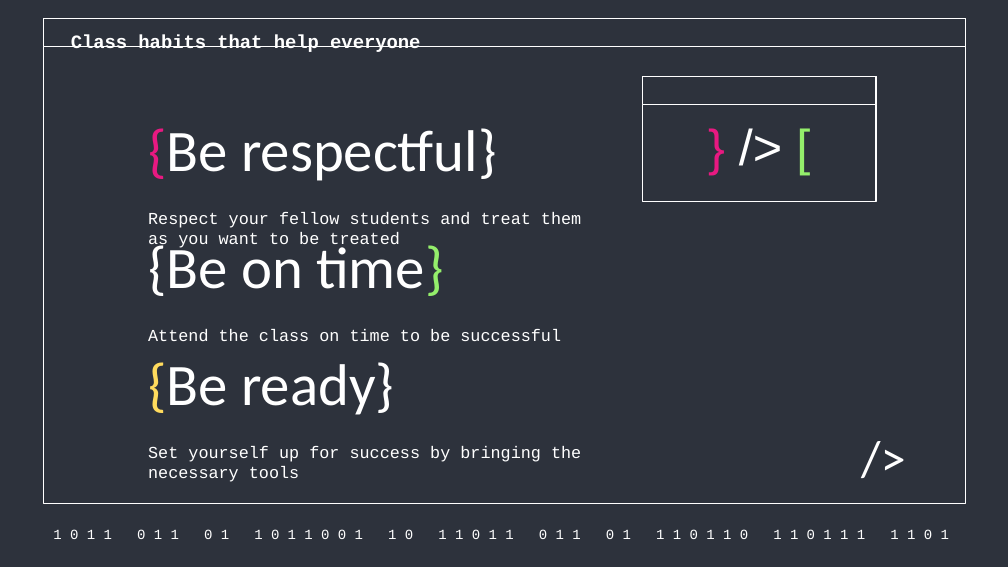
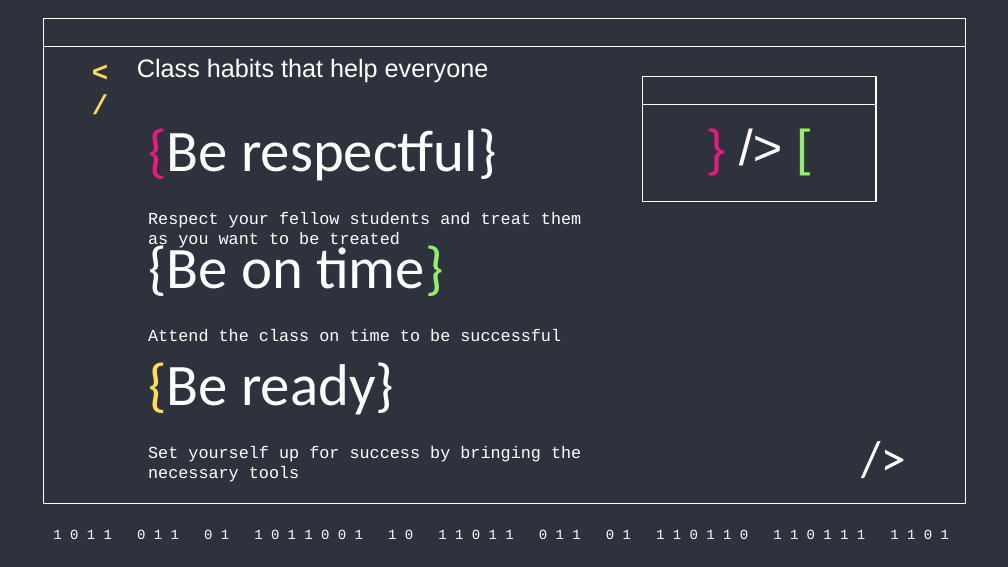
Before and after one commit to aghimir3/KidsComputerScience, a slide deck: slide 13 of 2026-07-11_Intro_to_Computer_Science_Programming/2026-07-11_Intro_to_Computer_Science_Programming.pptx. Drawn at 1008x567 pixels with LibreOffice and Linux fonts; fonts in the diff are those of the drawing. Boxes give left, top, right and bottom in pixels: in the first picture for what was removed or moved away, otherwise in the second. Text is boxed around its words. In the diff, an @@ line names an element or a change of style, - is before the commit and + after.

Commit message:
fix(2026-07-11): match slide heading style

```diff
--- a/2026-07-11_Intro_to_Computer_Science_Programming/2026-07-11_Intro_to_Computer_Science_Programming.pptx
+++ b/2026-07-11_Intro_to_Computer_Science_Programming/2026-07-11_Intro_to_Computer_Science_Programming.pptx
@@ text added at (82,49,134,85), 19.5 pt, text #FFDB5D, bold @@
+</
@@ text "Class habits that help everyone": place and size @@
-text "Class habits that help everyone" at (71,34,420,52)
+text "Class habits that help everyone" at (137,58,489,83)
@@ text "Class habits that help everyone" at (137,58,489,83): size 13.5 to 18 pt, font Courier New to Arial, bold off @@
```
Also in this commit, not shown: 15 other slides changed, 1 other file.
